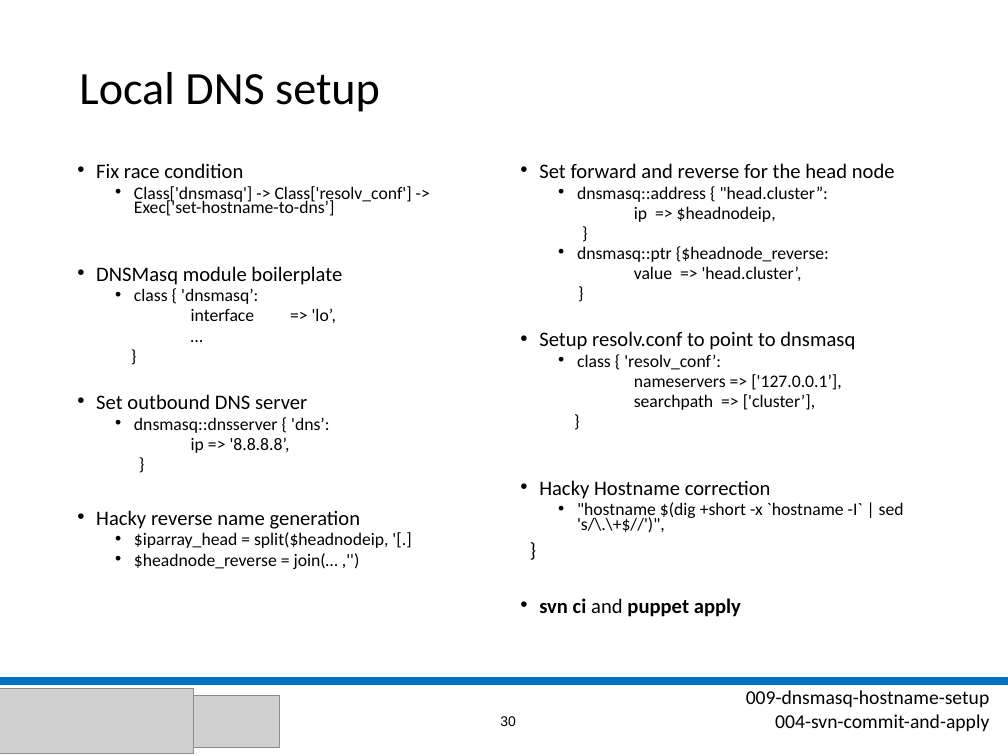
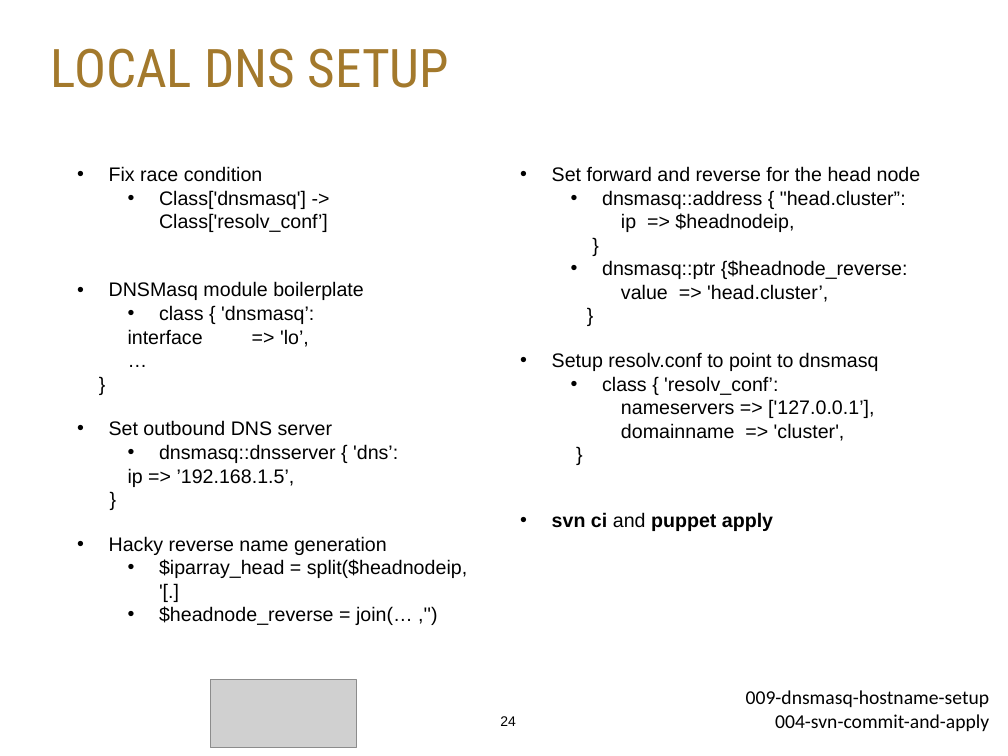
Before and after one commit to stephenlienharrell/build-a-cluster-presentation, a slide deck: slide 24 of Build-A-Cluster.pptx (slide 30 before the commit). Drawn at 1008x756 pixels with LibreOffice and Linux fonts; fonts in the diff are those of the drawing; grey boxes stand for pictures; background and template pictures are left out. Boxes give left, top, right and bottom in pixels: in the first picture for what was removed or moved away, otherwise in the second. Text is boxed around its words. In the diff, an @@ line names an element or a change of style, - is before the commit and + after.

```diff
--- a/Build-A-Cluster.pptx
+++ b/Build-A-Cluster.pptx
@@ title "LOCAL DNS SETUP" at (51,48,450,88): vertical alignment middle to top @@
@@ title at (51,48,450,88): text changed; size 33 to 38 pt; font Calibri to Roboto Condensed; text colour #000000 to #A3792C @@
-Local DNS setup
+LOCAL DNS SETUP
@@ text at (109,166,467,625): size 14.7 to 14 pt in "Fix race condition", "DNSMasq module boilerplate", "Set outbound DNS server", "Hacky reverse name generation"; font Calibri to Arial in "Fix race condition", "DNSMasq module boilerplate", "class { 'dnsmasq’:", "interface => 'lo’," and 8 more places; size 12.6 to 14 pt in "class { 'dnsmasq’:", "interface => 'lo’,", "…", "}" and 4 more places; indent changed; line spacing 0.7 to 0.9; less space between paragraphs; line spacing 0.7 to 1; list level 2 to 1 in "interface => 'lo’,"; list level 2 to 1 in "…"; list level 2 to 1 in "}" @@
@@ text at (552,166,921,531): size 14.7 to 14 pt in "Set forward and reverse for the head ...", "Setup resolv.conf to point to dnsmasq", "}", "svn ci and puppet apply"; font Calibri to Arial; size 12.6 to 14 pt in "dnsmasq::address { "head.cluster”:", "ip => $headnodeip,", "}", "dnsmasq::ptr {$headnode_reverse:" and 4 more places; indent changed; line spacing 0.7 to 0.9; less space between paragraphs; line spacing 0.7 to 1; list level 2 to 1 in "ip => $headnodeip,"; list level 2 to 1 in "}"; list level 2 to 1 in "value => 'head.cluster’,"; list level 2 to 1 in "nameservers => ['127.0.0.1’]," @@
@@ text at (159,190,328,232): text changed; size 12.6 to 14 pt; font Calibri to Arial @@
-  • Class['dnsmasq'] -> Class['resolv_conf'] -> Exec['set-hostname-to-dns’]
+  • Class['dnsmasq'] -> Class['resolv_conf’]
@@ text at (621,423,845,441): text changed; size 12.6 to 14 pt; font Calibri to Arial @@
-  searchpath => ['cluster’],
-  }
-• Hacky Hostname correction
-  • "hostname $(dig +short -x `hostname -I` | sed 's/\.\+$//')",
+domainname => 'cluster',
@@ text at (128,468,295,487): text changed; size 12.6 to 14 pt; font Calibri to Arial @@
-  ip => '8.8.8.8’,
+ip => ’192.168.1.5’,
@@ line removed from (0, 681) to (1008, 681) @@
@@ picture removed at (0,688,194,753) @@
@@ picture added at (211,679,357,748) @@
@@ picture removed at (194,696,280,747) @@
@@ page number at (500,716,516,726): text changed @@
-30
+24
```
Also in this commit, not shown: 42 other slides changed, 7 slides added, 21 slides removed, 24 other files.
